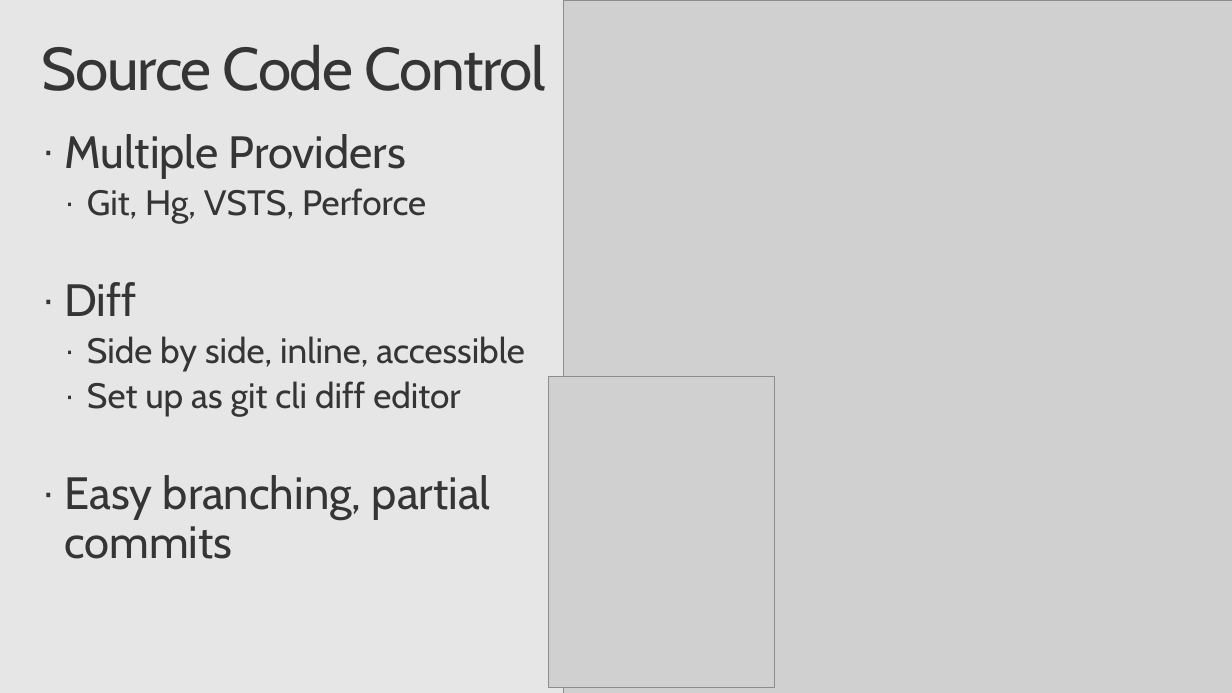
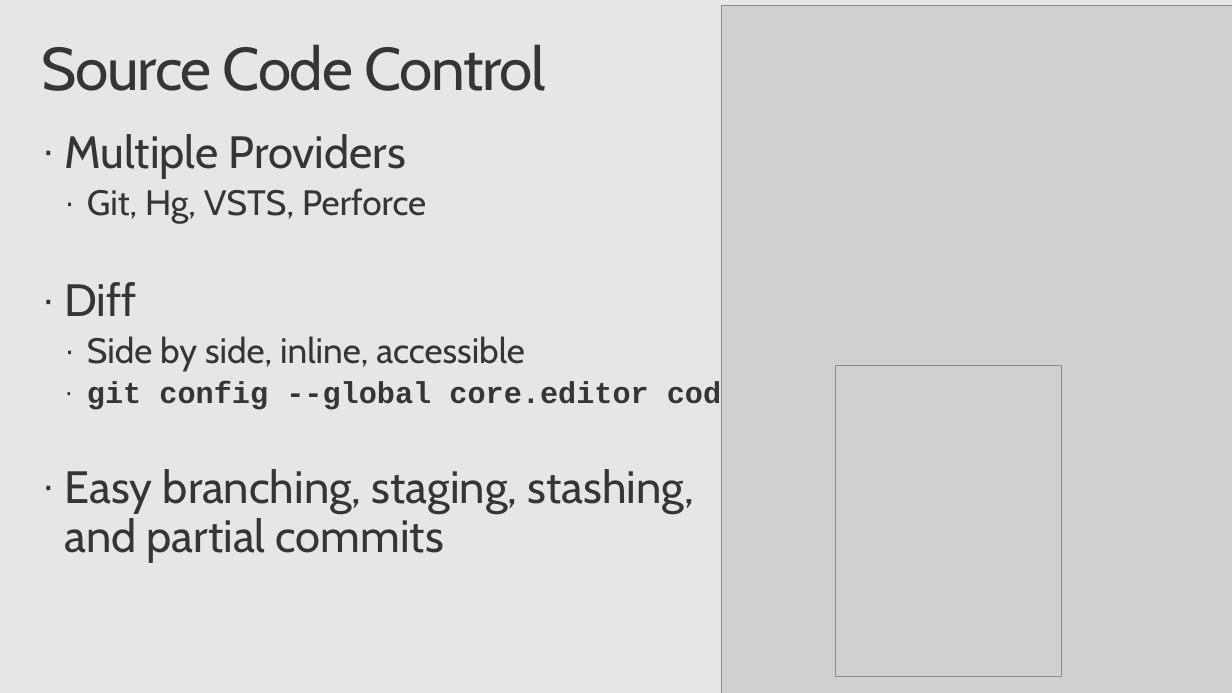
Before and after one commit to chrisdias/ignite2017, a slide deck: slide 12 of BRK3394.chrisdias.vscodetipstricks.pptx. Drawn at 1232x693 pixels with LibreOffice and Linux fonts; fonts in the diff are those of the drawing; grey boxes stand for pictures; background and template pictures are left out. Boxes give left, top, right and bottom in pixels: in the first picture for what was removed or moved away, otherwise in the second. Text is boxed around its words. In the diff, an @@ line names an element or a change of style, - is before the commit and + after.

```diff
--- a/BRK3394.chrisdias.vscodetipstricks.pptx
+++ b/BRK3394.chrisdias.vscodetipstricks.pptx
@@ picture: place and size @@
-picture at (563,1,1232,693)
+picture at (722,5,1232,693)
@@ text at (64,381,739,563): text changed @@
-  · Set up as git cli diff editor
-· Easy branching, partial commits
+  · git config --global core.editor code
+· Easy branching, staging, stashing,
+  and partial commits
@@ picture: place and size @@
-picture at (548,377,775,688)
+picture at (835,365,1062,676)
```
Also in this commit, not shown: 8 other slides changed, 1 other file.
